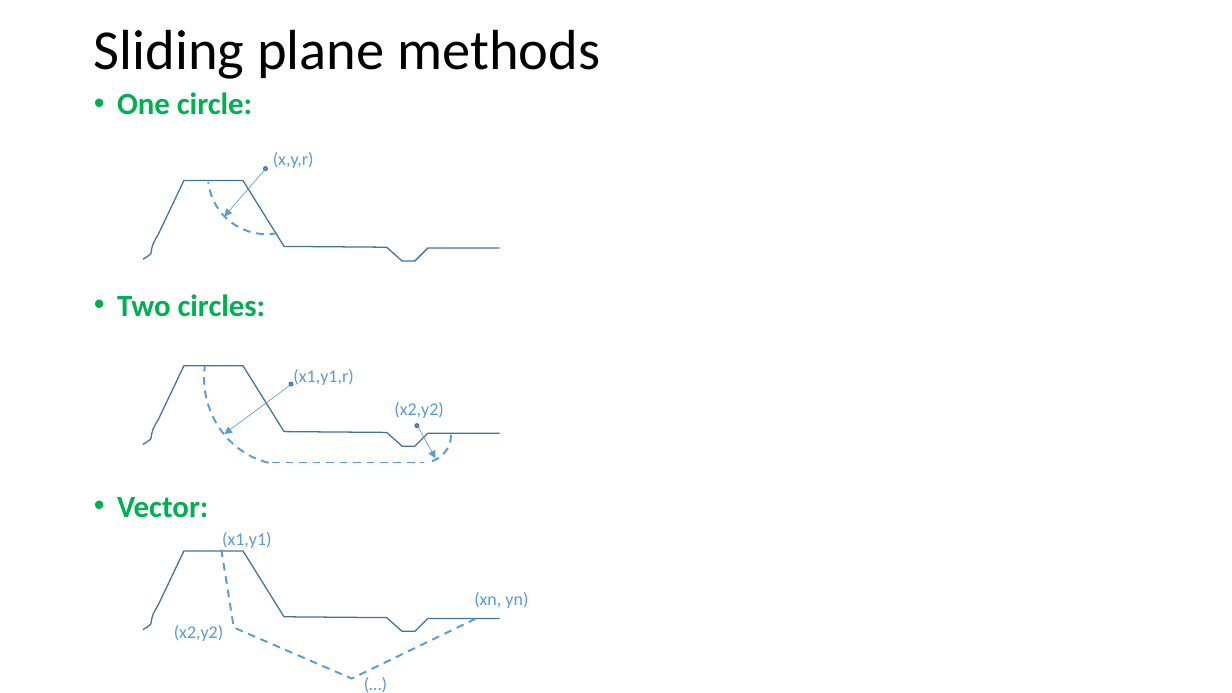
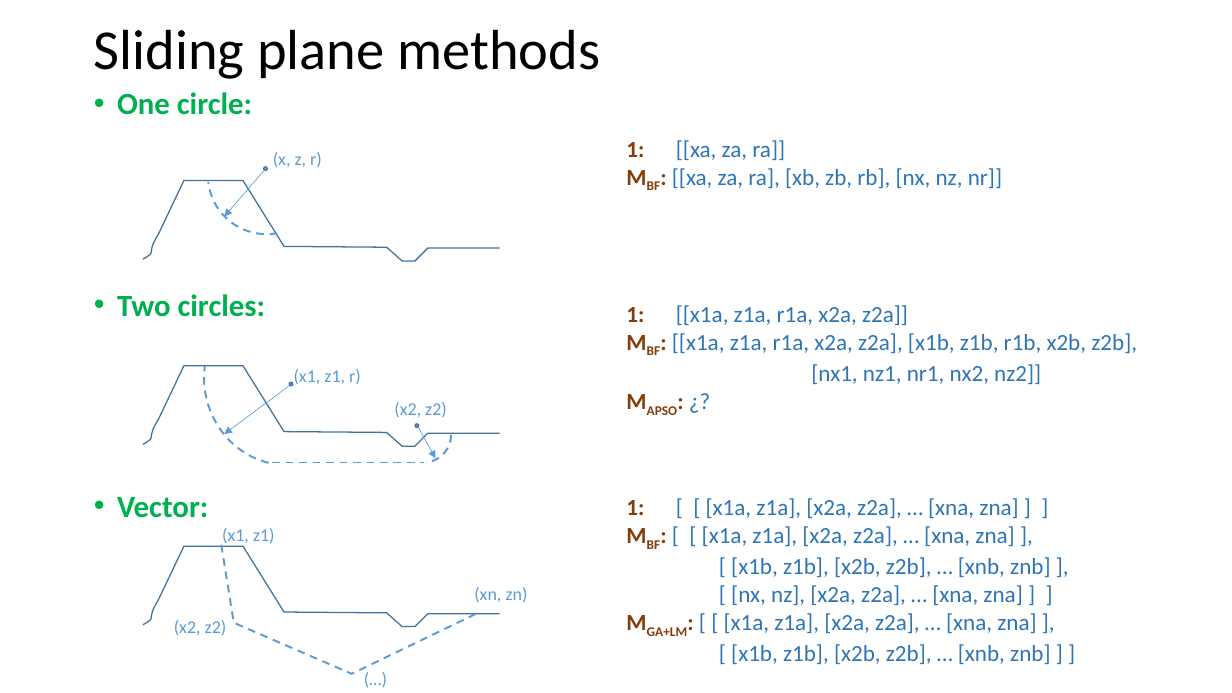
Before and after one commit to Davidrag/APITestbenchKernelDGeoStability, a slide deck: slide 2 of documentation/LEMs.pptx. Drawn at 1232x693 pixels with LibreOffice and Linux fonts; fonts in the diff are those of the drawing. Boxes give left, top, right and bottom in pixels: in the first picture for what was removed or moved away, otherwise in the second. Text is boxed around its words. In the diff, an @@ line names an element or a change of style, - is before the commit and + after.

```diff
--- a/documentation/LEMs.pptx
+++ b/documentation/LEMs.pptx
@@ text added at [626, 140, 1002, 188], 18 pt, text #2E75B6 @@
+1: [[xa, za, ra]]
+MBF: [[xa, za, ra], [xb, zb, rb], [nx, nz, nr]]
@@ text at [273, 152, 322, 168]: text changed @@
-(x,y,r)
+(x, z, r)
@@ text added at [626, 305, 1137, 384], 18 pt, text #2E75B6 @@
+1: [[x1a, z1a, r1a, x2a, z2a]]
+MBF: [[x1a, z1a, r1a, x2a, z2a], [x1b, z1b, r1b, x2b, z2b],
+[nx1, nz1, nr1, nx2, nz2]]
+MAPSO: ¿?
@@ text at [294, 369, 361, 385]: text changed @@
-(x1,y1,r)
+(x1, z1, r)
@@ text at [394, 402, 447, 417]: text changed @@
-(x2,y2)
+(x2, z2)
@@ text added at [626, 498, 1050, 664], 18 pt, text #2E75B6 @@
+1: [ [ [x1a, z1a], [x2a, z2a], … [xna, zna] ] ]
+MBF: [ [ [x1a, z1a], [x2a, z2a], … [xna, zna] ],
+[ [x1b, z1b], [x2b, z2b], … [xnb, znb] ],
+[ [nx, nz], [x2a, z2a], … [xna, zna] ] ]
+MGA+LM: [ [ [x1a, z1a], [x2a, z2a], … [xna, zna] ],
+[ [x1b, z1b], [x2b, z2b], … [xnb, znb] ] ]
@@ text at [222, 528, 275, 546]: text changed @@
-(x1,y1)
+(x1, z1)
@@ text at [474, 587, 528, 603]: text changed @@
-(xn, yn)
+(xn, zn)
@@ text at [174, 620, 227, 636]: text changed @@
-(x2,y2)
+(x2, z2)
@@ 2 freeform shapes, 1 text: place and size @@
-2 freeform shapes, 1 text at [143, 550, 500, 693]
+2 freeform shapes, 1 text at [143, 545, 500, 693]
```
Also in this commit, not shown: 18 other files.
